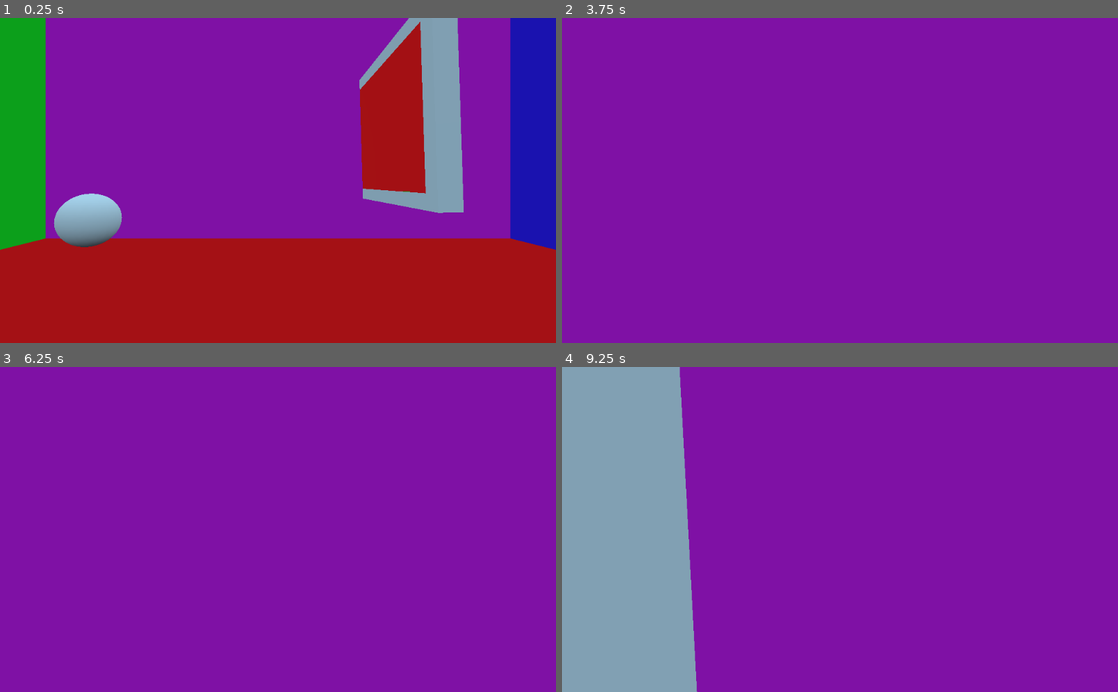
Above: before the commit, frames 1-4 (two rows, left to right).
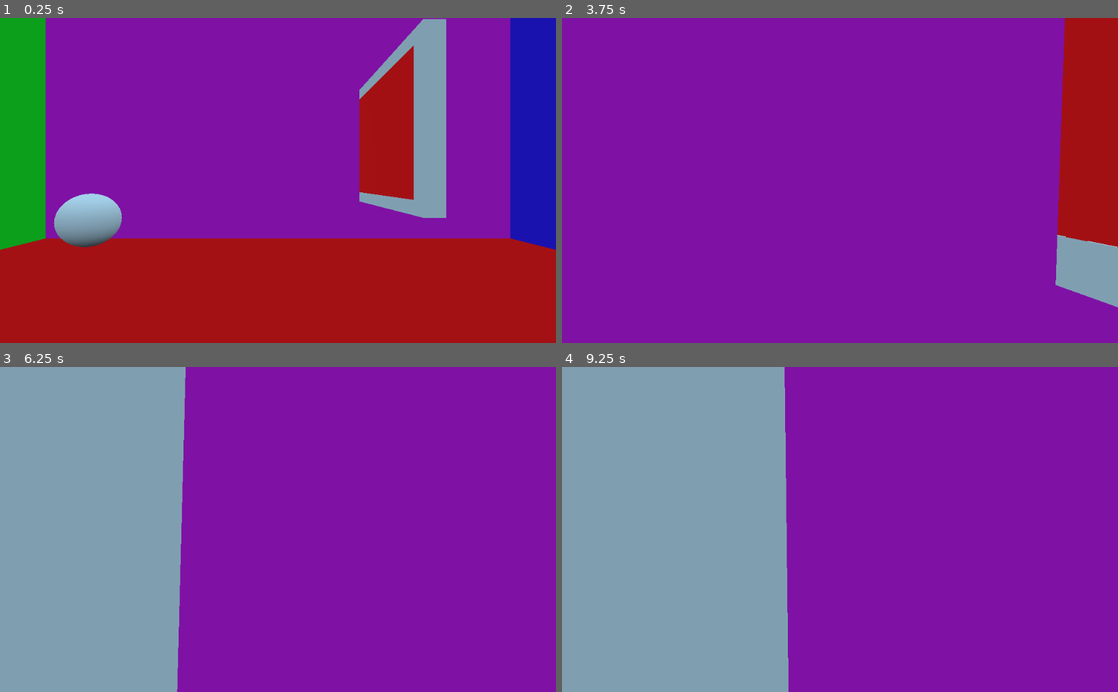
Above: after the commit, the same moments.

Repository: LivelyLiz/Godot-PortalTechdemo
Game: Godot game, scene res://Assets/Scenes/Main.tscn
Two runs of this game, one before a commit and one after it. Both use one fixed random seed, a clock stepped at 60 frames per second and the inputs below.
Inputs (mouse positions are in pixels of both pictures, inside the frame that each line leads up to):
- Up to frame 1 (0.25 s): no input
- Up to frame 2 (3.75 s): tap Enter at 0.5, 2.75 s; move the mouse to (867, 180) at 0.52 s; hold Up (ui_up) from 0.53 s (still down); move the mouse to (812, 180) at 1.27 s; tap Space at 2, 3.5 s; move the mouse to (851, 174) at 2.02 s; move the mouse to (834, 187) at 2.77 s; move the mouse to (878, 183) at 3.52 s
- Up to frame 3 (6.25 s): move the mouse to (233, 526) at 4.27 s; tap Enter at 5 s; move the mouse to (283, 529) at 5.02 s; tap Space at 5.75 s; move the mouse to (255, 523) at 5.77 s; release Up (ui_up) at 5.78 s; hold Right (ui_right) from 5.78 s (still down)
- Up to frame 4 (9.25 s): move the mouse to (867, 529) at 6.52 s; release Right (ui_right) at 6.53 s; hold Up (ui_up) 6.53-8.78 s; move the mouse to (812, 529) at 7.27 s; move the mouse to (851, 523) at 8.02 s; move the mouse to (834, 536) at 8.77 s; hold Left (ui_left) from 8.78 s (still down)

The runs differ from the first frame. In frame 1, 3.9% of the frame differs, in the area x 64-84%, y 0-62%; in frame 2, 9.0%; in frame 3, 33%, in the area x 0-34%, y 0-100%; in frame 4, 18%.

Commit message:
Krass movement fix ^^

Diff:
--- a/project/Assets/Scenes/Main.tscn
+++ b/project/Assets/Scenes/Main.tscn
@@ -49,7 +49,7 @@
 Portal2_Index = 2
 
 [node name="Portal1" parent="Portal_Planes/PortalPairs" instance=ExtResource( 5 )]
-transform = Transform( 0.0524334, 0, -0.999656, -1.99925, 0.0160742, -0.0262159, 0.0160686, 1.99994, 0.000210706, 3.35918, 4.17197, -9.39157 )
+transform = Transform( 3.82137e-15, -8.7423e-08, -1, -2, -8.7423e-08, 0, -8.74229e-08, 2, -4.37114e-08, 3.5, 4, -10 )
 
 [node name="Portal2" parent="Portal_Planes/PortalPairs" instance=ExtResource( 5 )]
 transform = Transform( 2, 0, 0, 0, 2, 0, 0, 0, 1, 0, 0, 4.94463 )
--- a/project/Assets/Scripts/Player.gd
+++ b/project/Assets/Scripts/Player.gd
@@ -8,7 +8,7 @@
 var direction = Vector3()
 
 # Walk variables
-var gravity = -9.8 * 3
+var gravity = -9.8
 var MAX_SPEED = 10
 const ACCEL = 10
 const DEACCEL = 10
@@ -38,11 +38,13 @@
 	if Input.is_action_pressed("ui_right"):
 		direction += aim.x
 
+	var up = global_transform.basis.y.normalized()
+
 	direction = direction.normalized()
-	#velocity.y += gravity * delta
+	velocity += gravity * delta * up
 
 	var temp_velocity = velocity
-	temp_velocity.y = 0
+	temp_velocity -= velocity.dot(up)*up
 
 	var speed = MAX_SPEED
 	var target = direction * speed
@@ -53,10 +55,9 @@
 		acceleration = DEACCEL
 
 	temp_velocity = temp_velocity.linear_interpolate(target, acceleration * delta)
-	velocity.x = temp_velocity.x
-	velocity.z = temp_velocity.z
+	velocity = temp_velocity
 
-	velocity = move_and_slide(velocity, Vector3(0, 1, 0))
+	velocity = move_and_slide(velocity, global_transform.basis.y)
 	camera_moved()
 
 func camera_moved():
--- a/project/project.godot
+++ b/project/project.godot
@@ -24,6 +24,10 @@
 run/main_scene="res://Assets/Scenes/Main.tscn"
 config/icon="res://icon.png"
 
+[physics]
+
+3d/default_gravity=0.0
+
 [rendering]
 
 environment/default_environment="res://default_env.tres"
